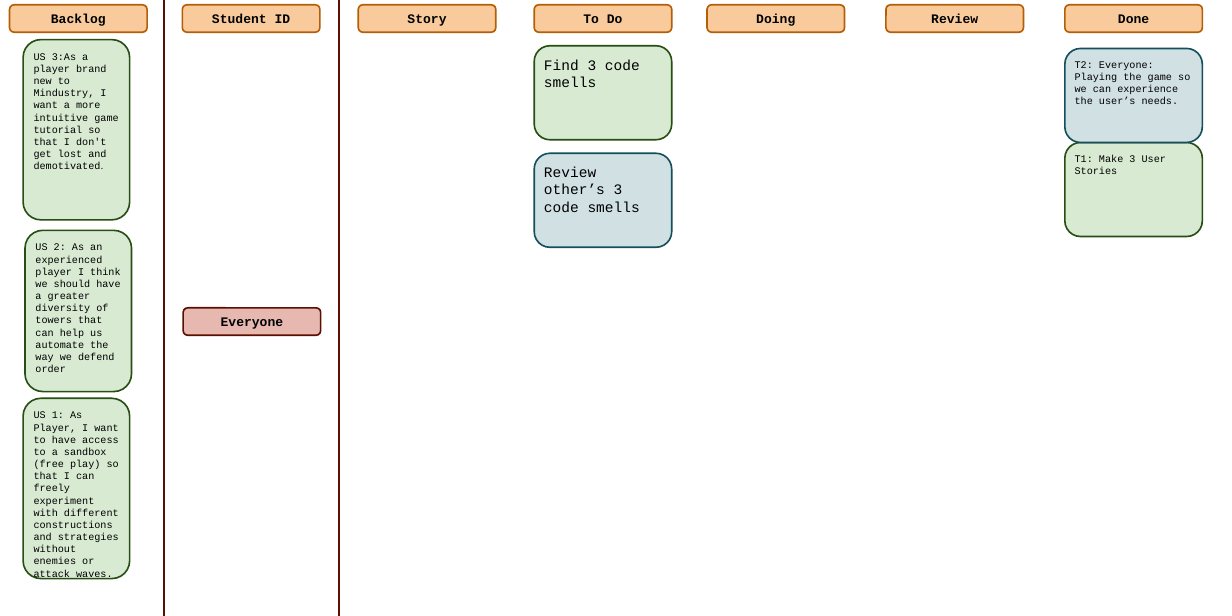
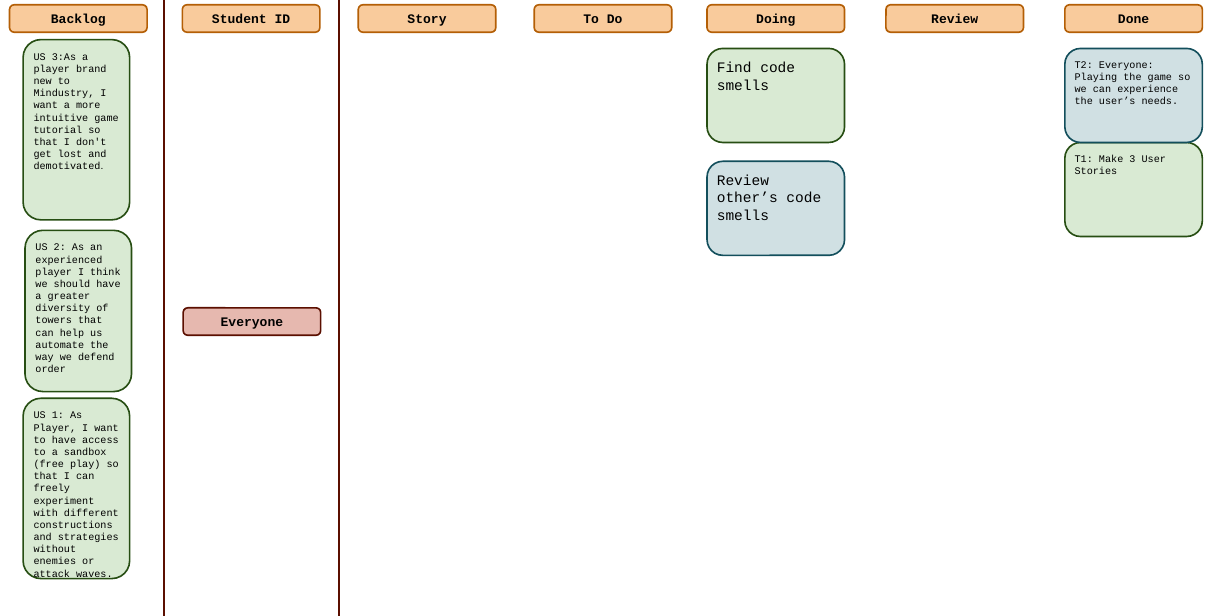
Before and after one commit to FranRod2310/ProjectsSoftwareEngineeringCourse, a slide deck: slide 5 of SE202526/Management/Sprint3/Scrum_Board_Sprint 3.pptx (slide 3 before the commit). Drawn at 1232x616 pixels with LibreOffice and Linux fonts; fonts in the diff are those of the drawing. Boxes give left, top, right and bottom in pixels: in the first picture for what was removed or moved away, otherwise in the second. Text is boxed around its words. In the diff, an @@ line names an element or a change of style, - is before the commit and + after.

```diff
--- a/SE202526/Management/Sprint3/Scrum_Board_Sprint 3.pptx
+++ b/SE202526/Management/Sprint3/Scrum_Board_Sprint 3.pptx
@@ rounded rectangle "Find code smells": place and size @@
-rounded rectangle "Find code smells" at [534, 46, 672, 140]
+rounded rectangle "Find code smells" at [707, 49, 845, 142]
@@ text in rounded rectangle at [717, 62, 795, 90]: text changed @@
-Find 3 code smells
+Find code smells
@@ rounded rectangle "Review other’s code smells": place and size @@
-rounded rectangle "Review other’s code smells" at [534, 153, 672, 247]
+rounded rectangle "Review other’s code smells" at [707, 161, 845, 255]
@@ text in rounded rectangle at [717, 175, 821, 220]: text changed @@
-Review other’s 3 code smells
+Review other’s code smells
```
Also in this commit, not shown: 2 slides added, 3 other files.
